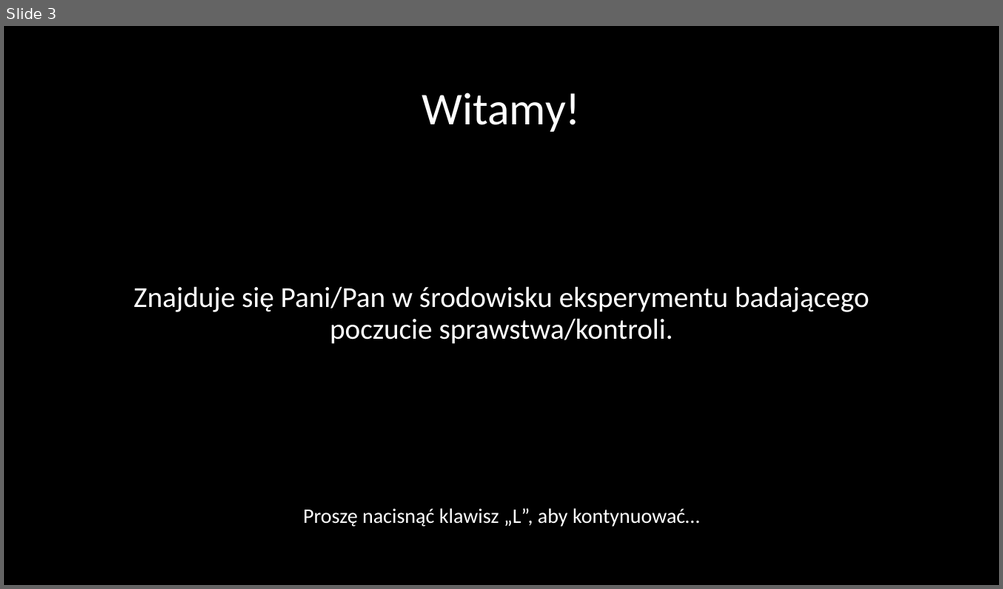
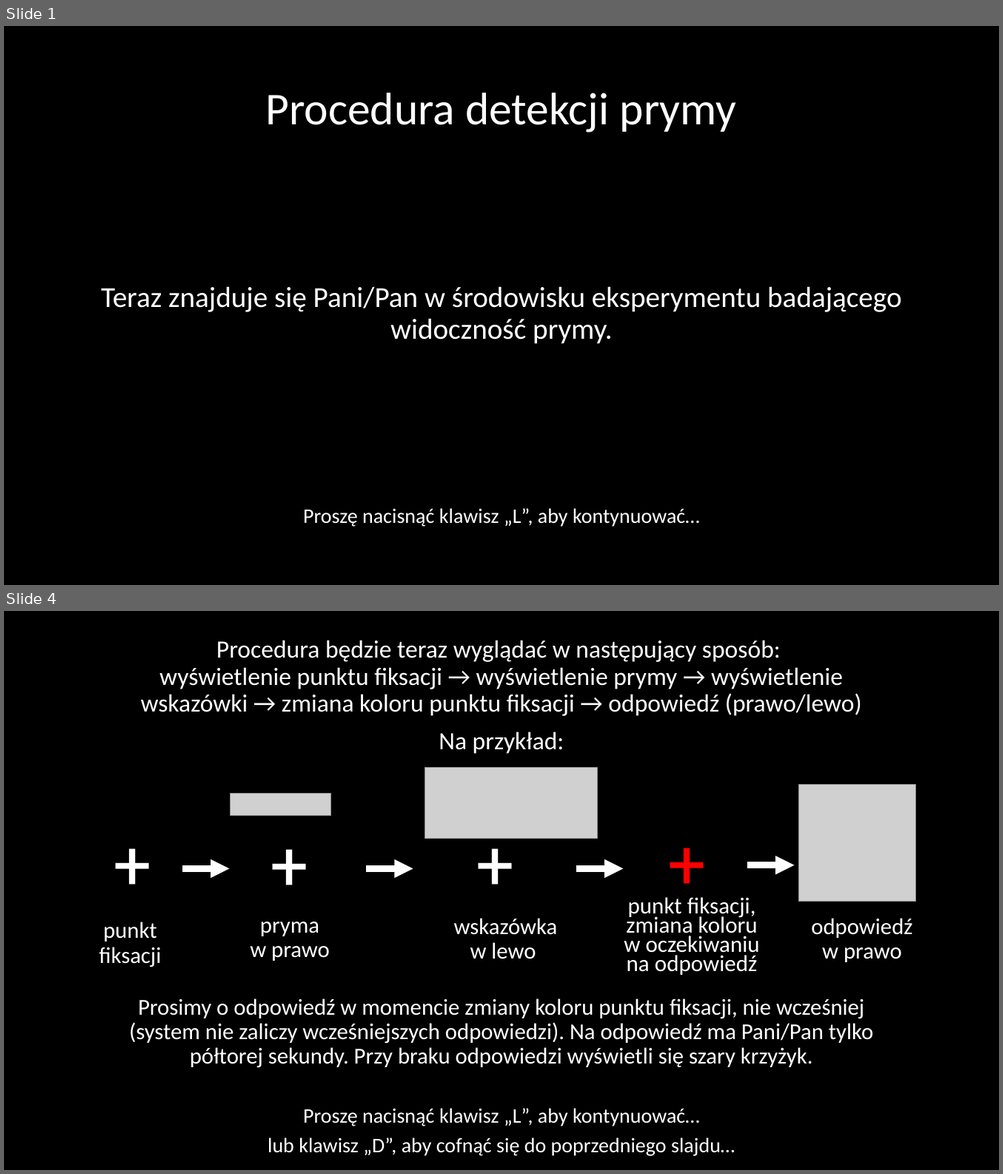
Before and after one commit to mmagnuski/senofag, a slide deck: EPRIME procedura png/Slajdy_Dprime.pptx. Shown one above the other, each under a label of ours: slide 3 before the commit, slides 1 and 4 after it; the slides between them are not shown. The pictures are 1003x589 and 1003x1174 pixels, drawn with LibreOffice and Linux fonts; fonts in the diff are those of the drawing; grey boxes stand for pictures. Boxes give left, top, right and bottom in pixels: in the first picture for what was removed or moved away, otherwise in the second. Text is boxed around its words. In the diff, an @@ line names an element or a change of style, - is before the commit and + after.

```diff
--- a/EPRIME procedura png/Slajdy_Dprime.pptx
+++ b/EPRIME procedura png/Slajdy_Dprime.pptx
@@ slide 4 added at bbox=[4, 611, 999, 1170], background #000000 @@
@@ text added at bbox=[141, 640, 862, 716], 24 pt, text #FFFFFF @@
+Procedura będzie teraz wyglądać w następujący sposób:
+wyświetlenie punktu fiksacji → wyświetlenie prymy → wyświetlenie wskazówki → zmiana koloru punktu fiksacji → odpowiedź (prawo/lewo)
@@ text added at bbox=[438, 732, 564, 754], 24 pt, text #FFFFFF @@
+Na przykład:
@@ picture added at bbox=[425, 768, 597, 839] @@
@@ picture added at bbox=[799, 784, 916, 901] @@
@@ picture added at bbox=[230, 793, 331, 815] @@
@@ text added at bbox=[96, 837, 169, 897], 66 pt, text #FFFFFF @@
++
@@ text added at bbox=[253, 839, 327, 899], 66 pt, text #FFFFFF @@
++
@@ text added at bbox=[459, 837, 532, 897], 66 pt, text #FFFFFF @@
++
@@ text added at bbox=[651, 837, 724, 897], 66 pt, text #FF0000 @@
++
@@ arrow added from (182, 869) to (229, 869), #FFFFFF 6 pt @@
@@ arrow added from (366, 869) to (413, 869), #FFFFFF 6 pt @@
@@ arrow added from (576, 869) to (623, 869), #FFFFFF 6 pt @@
@@ arrow added from (747, 866) to (794, 866), #FFFFFF 6 pt @@
@@ text added at bbox=[623, 897, 760, 975], 22.2 pt, text #FFFFFF @@
+punkt fiksacji, zmiana koloru w oczekiwaniu na odpowiedź
@@ text added at bbox=[454, 918, 558, 960], 22 pt, text #FFFFFF @@
+wskazówka
+w lewo
@@ text added at bbox=[811, 918, 912, 963], 22 pt, text #FFFFFF @@
+odpowiedź
+w prawo
@@ text added at bbox=[99, 922, 161, 968], 22 pt, text #FFFFFF @@
+punkt fiksacji
@@ text added at bbox=[250, 922, 330, 961], 22 pt, text #FFFFFF @@
+pryma
+w prawo
@@ text added at bbox=[129, 999, 873, 1068], 22 pt, text #FFFFFF @@
+Prosimy o odpowiedź w momencie zmiany koloru punktu fiksacji, nie wcześniej (system nie zaliczy wcześniejszych odpowiedzi). Na odpowiedź ma Pani/Pan tylko półtorej sekundy. Przy braku odpowiedzi wyświetli się szary krzyżyk.
@@ text added at bbox=[267, 1108, 734, 1156], 20 pt, text #FFFFFF @@
+Proszę nacisnąć klawisz „L”, aby kontynuować…
+lub klawisz „D”, aby cofnąć się do poprzedniego slajdu…
@@ what was slide 3 is now slide 1 @@
@@ slide 1 changed as well @@
@@ title at bbox=[265, 93, 737, 133]: text changed @@
-Witamy!
+Procedura detekcji prymy
@@ text at bbox=[101, 286, 902, 344]: text changed @@
-Znajduje się Pani/Pan w środowisku eksperymentu badającego poczucie sprawstwa/kontroli.
+Teraz znajduje się Pani/Pan w środowisku eksperymentu badającego widoczność prymy.
```
Also in this commit, not shown: 1 other slide changed, 8 other slides added, 5 slides removed, 16 other files.
